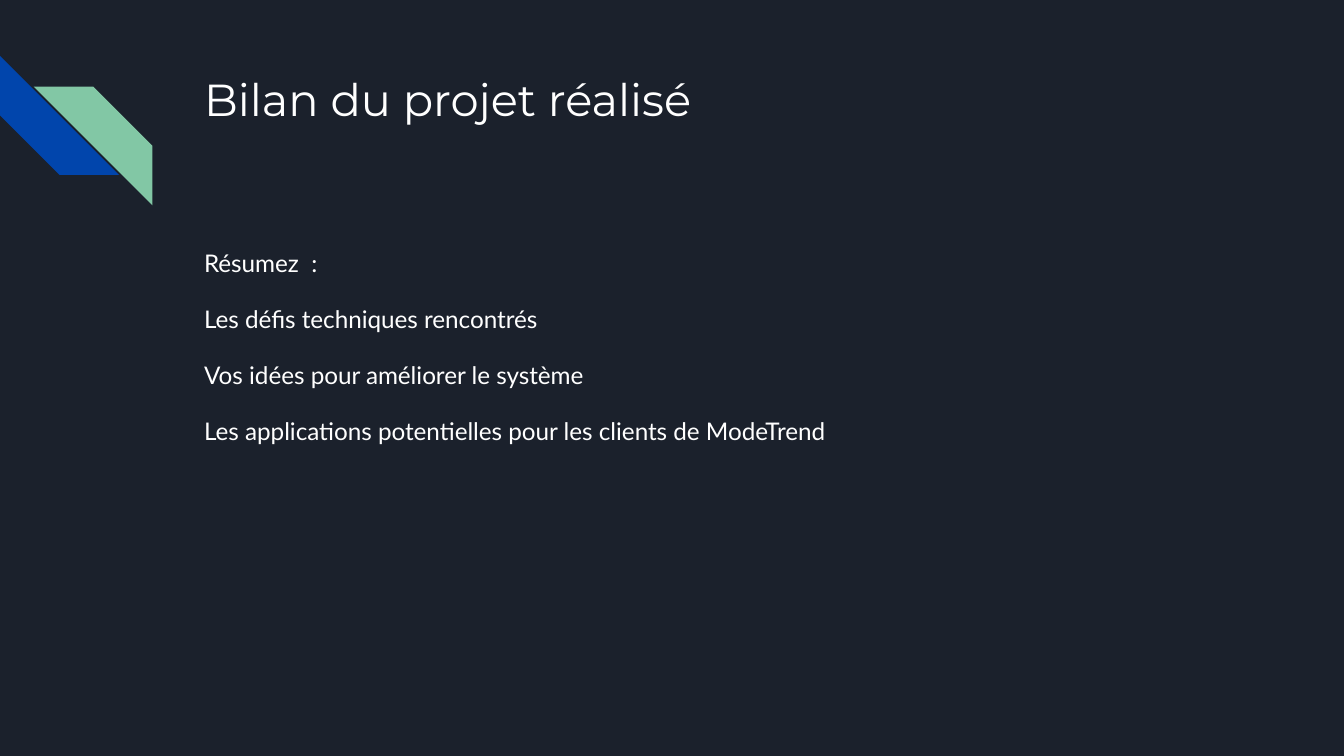
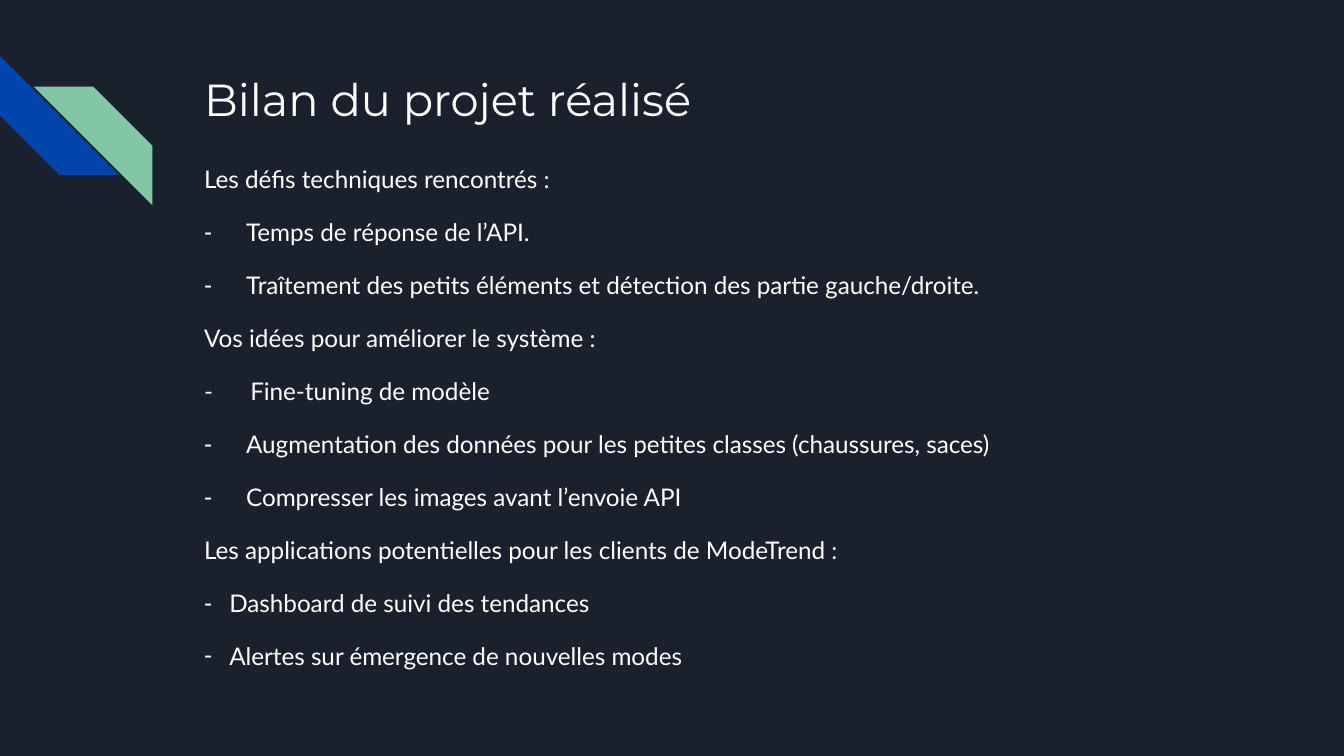
Before and after one commit to Christophe-Ringot/OC_02_ModeTrends, a slide deck: slide 10 of assets/Support+de+présentation+ModeTrends.pptx (slide 8 before the commit). Drawn at 1344x756 pixels with LibreOffice and Linux fonts; fonts in the diff are those of the drawing. Boxes give left, top, right and bottom in pixels: in the first picture for what was removed or moved away, otherwise in the second. Text is boxed around its words. In the diff, an @@ line names an element or a change of style, - is before the commit and + after.

```diff
--- a/assets/Support+de+présentation+ModeTrends.pptx
+++ b/assets/Support+de+présentation+ModeTrends.pptx
@@ text at box(204, 170, 989, 670): text changed @@
-Résumez :
-Les défis techniques rencontrés
-Vos idées pour améliorer le système
-Les applications potentielles pour les clients de ModeTrend
+Les défis techniques rencontrés :
+– Temps de réponse de l’API.
+– Traîtement des petits éléments et détection des partie gauche/droite.
+Vos idées pour améliorer le système :
+- Fine-tuning de modèle
+– Augmentation des données pour les petites classes (chaussures, saces)
+– Compresser les images avant l’envoie API
+Les applications potentielles pour les clients de ModeTrend :
+– Dashboard de suivi des tendances
+– Alertes sur émergence de nouvelles modes
```
Also in this commit, not shown: 6 other slides changed, 2 slides added, 4 other files.
